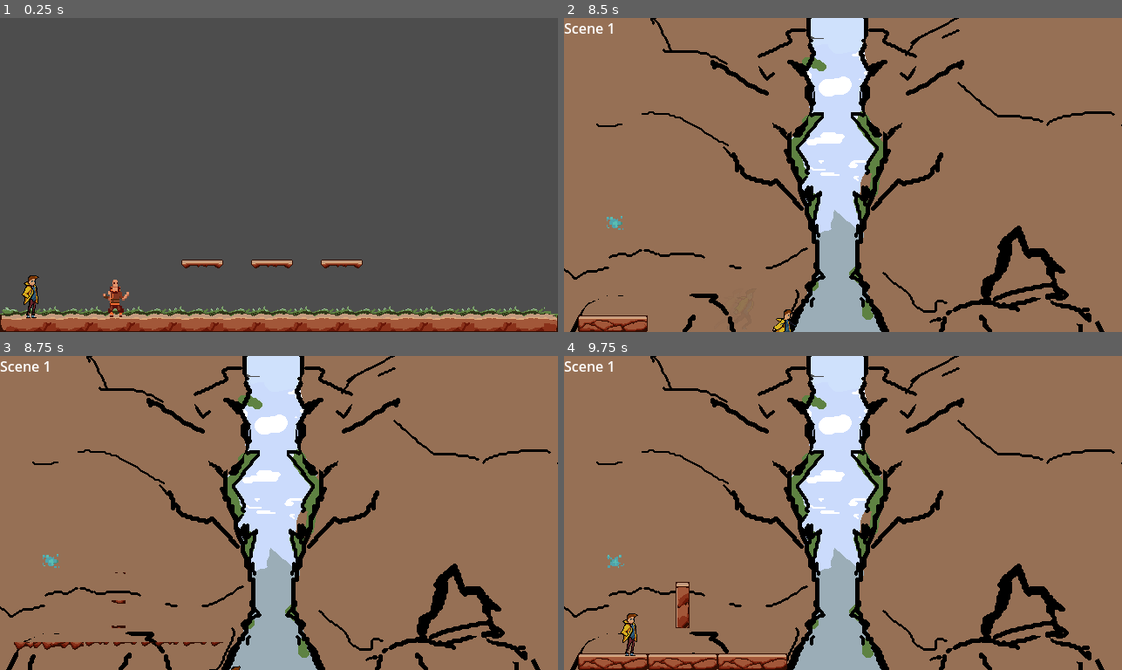
Above: before the commit, frames 1-4 (two rows, left to right).
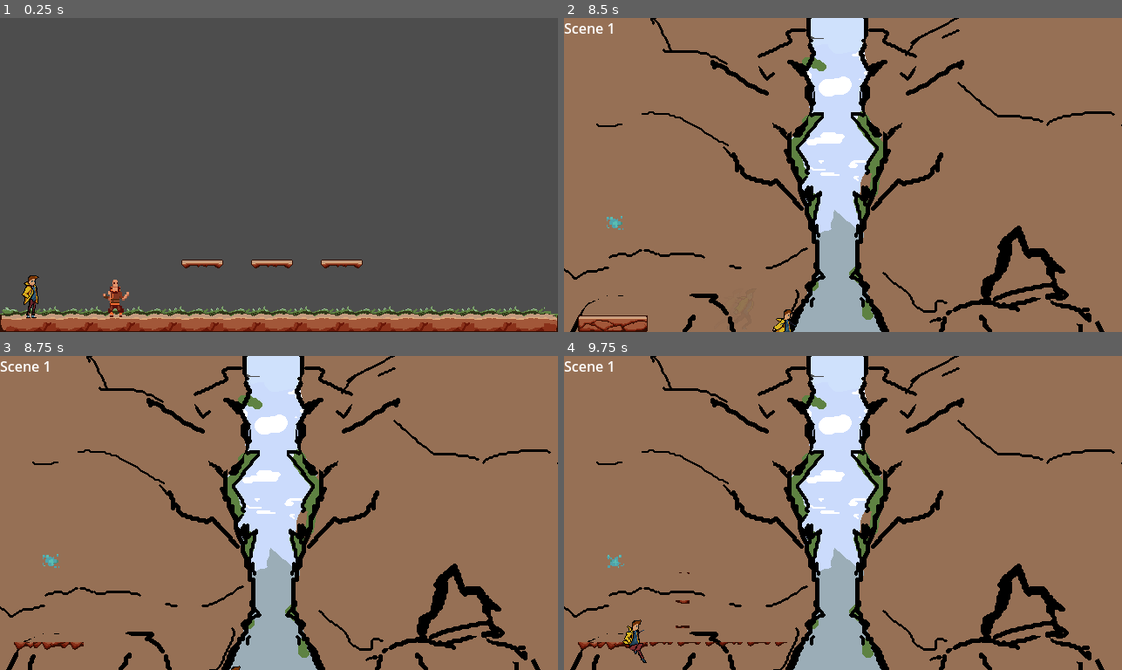
Above: after the commit, the same moments.

Repository: DeVelox/Niro
Game: Godot game, scene res://main.tscn
Same seed, same stepped clock (60 frames per second), same inputs: the game is played once before the commit and once after it.
Inputs:
- Up to frame 1 (0.25 s): no input
- Up to frame 2 (8.5 s): hold D (right) 0.53-2.03 s; tap Shift (dash) every 1.5 s from 0.6 to 8.1 s; tap Space (jump) at 0.77, 1.52, 3.02, 3.77, 4.52, 6.02, 6.77, 7.52 s; tap F (interact) every 1.5 s from 1.35 to 7.35 s; tap Enter at 2 s; hold A (left) 2.03-2.78 s; hold D (right) 2.78-4.28 s; hold A (left) 4.28-5.03 s; hold D (right) 5.03-5.78 s; hold A (left) 5.78-7.28 s; hold D (right) from 7.28 s (still down)
- Up to frame 3 (8.75 s): keep holding D (right)
- Up to frame 4 (9.75 s): tap F (interact) at 8.85 s; tap Space (jump) at 9.02 s; release D (right) at 9.53 s; hold A (left) from 9.53 s (still down); tap Shift (dash) at 9.6 s

Frames 1-2 are identical in both runs. In frame 3, 0.2% of the frame differs, in the area x 15-40%, y 68-93%; in frame 4, 2.9%, in the area x 2-40%, y 68-100%.

Commit message:
Pre shader change backup

Diff:
--- a/levels/start.tscn
+++ b/levels/start.tscn
@@ -32,7 +32,7 @@
 
 [node name="SceneSwitcher4" parent="." instance=ExtResource("3_8np6h")]
 position = Vector2(107, 246)
-next_scene = "res://levels/test.tscn"
+next_scene = "res://levels/test2.tscn"
 set_player_spawn = true
 
 [node name="OldMan" parent="." instance=ExtResource("4_5i88s")]
--- /dev/null
+++ b/levels/test2.tscn
@@ -0,0 +1,59 @@
+[gd_scene load_steps=7 format=3 uid="uid://diyxw8pyo1cxb"]
+
+[ext_resource type="Script" path="res://scripts/level.gd" id="1_ciinm"]
+[ext_resource type="Texture2D" uid="uid://c43ygn1u7sueg" path="res://assets/elliot/stoneGiantPlaceholder1.png" id="2_eapet"]
+[ext_resource type="Texture2D" uid="uid://by88pqvsnr0kq" path="res://assets/elliot/tutorialPlaceholder.png" id="3_qg358"]
+[ext_resource type="Texture2D" uid="uid://d2unvips8vk5y" path="res://assets/elliot/tutorialPlaceholder1.png" id="4_5bwdc"]
+[ext_resource type="PackedScene" uid="uid://bb44qdp7l5m62" path="res://prefabs/level design/tilemap.tscn" id="5_qnx4s"]
+
+[sub_resource type="CapsuleShape2D" id="CapsuleShape2D_m7p01"]
+radius = 12.0
+height = 48.0
+
+[node name="Level" type="Node2D"]
+script = ExtResource("1_ciinm")
+
+[node name="Chest" type="TextureRect" parent="."]
+visible = false
+z_index = -1
+offset_right = 40.0
+offset_bottom = 40.0
+texture = ExtResource("2_eapet")
+
+[node name="Feet" type="TextureRect" parent="."]
+z_index = -1
+offset_left = -16.0
+offset_top = -16.0
+offset_right = 656.0
+offset_bottom = 376.0
+texture = ExtResource("3_qg358")
+
+[node name="Legs" type="TextureRect" parent="."]
+visible = false
+z_index = -1
+offset_left = -16.0
+offset_top = -16.0
+offset_right = 656.0
+offset_bottom = 376.0
+texture = ExtResource("4_5bwdc")
+
+[node name="Spawn" type="Marker2D" parent="."]
+position = Vector2(43, 289)
+metadata/_edit_group_ = true
+
+[node name="CollisionShape2D" type="CollisionShape2D" parent="Spawn"]
+position = Vector2(0, 10)
+shape = SubResource("CapsuleShape2D_m7p01")
+
+[node name="Tilemap" parent="." node_paths=PackedStringArray("next") instance=ExtResource("5_qnx4s")]
+layer_0/tile_data = PackedInt32Array(-851963, 1179656, 7, -786427, 1179656, 8, -720891, 1179656, 9, -983034, 1245192, 5, -917498, 1245192, 6, -851962, 1245192, 7, -786426, 1245192, 8, -720890, 1245192, 9, -655354, 1245192, 10, -983033, 1310728, 5, -917497, 1310728, 6, -851961, 1310728, 7, -720889, 1310728, 9, -655353, 1310728, 10, -983032, 1376264, 5, -917496, 1376264, 6, -851960, 1376264, 7, -720888, 1376264, 9, -655352, 1376264, 10)
+layer_1/tile_data = PackedInt32Array(-131072, 1245191, 5, -65536, 1245191, 6, -131071, 1310727, 5, -65535, 1310727, 6, -131070, 1376263, 5, -65534, 1376263, 6, -131069, 1441799, 5, -65533, 1441799, 6, -131068, 1507335, 5, -65532, 1507335, 6, -131067, 1245191, 5, -65531, 1245191, 6, -131066, 1310727, 5, -65530, 1310727, 6, -131065, 1376263, 5, -65529, 1376263, 6, -131064, 1441799, 5, -65528, 1441799, 6, -131063, 1507335, 5, -65527, 1507335, 6, -131062, 1245191, 5, -65526, 1245191, 6, -131061, 1310727, 5, -65525, 1310727, 6, -131060, 1376263, 5, -65524, 1376263, 6, -131059, 1441799, 5, -65523, 1441799, 6, -131058, 1507335, 5, -65522, 1507335, 6, -131057, 1245191, 5, -65521, 1245191, 6, -131056, 1310727, 5, -65520, 1310727, 6, -131055, 1376263, 5, -65519, 1376263, 6, -131054, 1441799, 5, -65518, 1441799, 6, -131053, 1507335, 5, -65517, 1507335, 6)
+layer_3/tile_data = PackedInt32Array(-131068, 1, 262144)
+layer_5/tile_data = PackedInt32Array(-131072, 1, 327680, -131071, 1, 327680, -131070, 1, 327680, -131069, 1, 327680, -131068, 1, 327680, -65532, 1, 327680, -65533, 1, 327680, -65534, 1, 327680, -65535, 1, 327680, -65536, 1, 327680, -131062, 1, 196608, -65526, 1, 196608, -65525, 1, 196608, -131061, 1, 196608, -65524, 1, 196608, -131060, 1, 196608, -131059, 1, 196608, -65523, 1, 196608, -131058, 1, 196608, -65522, 1, 196608, -65521, 1, 196608, -131057, 1, 196608, -131056, 1, 196608, -65520, 1, 196608, -65519, 1, 196608, -131055, 1, 196608, -131054, 1, 196608, -65518, 1, 196608, -131053, 1, 196608, -65517, 1, 196608)
+next = NodePath("../Tilemap2")
+
+[node name="Tilemap2" parent="." node_paths=PackedStringArray("prev") instance=ExtResource("5_qnx4s")]
+layer_0/tile_data = PackedInt32Array(-983031, 1441801, 5, -917495, 1441801, 6, -851959, 1441801, 7, -720887, 1441801, 9, -655351, 1441801, 10, -983030, 1507337, 5, -917494, 1507337, 6, -851958, 1507337, 7, -786422, 1507337, 8, -720886, 1507337, 9, -655350, 1507337, 10, -851957, 1572873, 7, -786421, 1572873, 8, -720885, 1572873, 9, -851956, 1638409, 7, -786420, 1638409, 8)
+layer_1/tile_data = PackedInt32Array(-589808, 1179655, 7, -524272, 1179655, 8, -458736, 1179655, 9, -720879, 1245191, 5, -655343, 1245191, 6, -589807, 1245191, 7, -524271, 1245191, 8, -458735, 1245191, 9, -393199, 1245191, 10, -131072, 1245191, 5, -65536, 1245191, 6, -131071, 1310727, 5, -65535, 1310727, 6, -131070, 1376263, 5, -65534, 1376263, 6, -131069, 1441799, 5, -65533, 1441799, 6, -131068, 1507335, 5, -65532, 1507335, 6)
+layer_4/tile_data = PackedInt32Array(-720879, 1, 131072, -655343, 1, 131072, -589807, 1, 131072, -524271, 1, 131072, -458735, 1, 131072, -393199, 1, 131072, -458736, 1, 131072, -524272, 1, 131072, -589808, 1, 131072)
+prev = NodePath("../Tilemap")
--- a/prefabs/level design/level.tscn
+++ b/prefabs/level design/level.tscn
@@ -38,6 +38,7 @@
 texture = ExtResource("4_e1w1q")
 
 [node name="Spawn" type="Marker2D" parent="."]
+metadata/_edit_group_ = true
 
 [node name="CollisionShape2D" type="CollisionShape2D" parent="Spawn"]
 position = Vector2(0, 10)
--- /dev/null
+++ b/prefabs/utility library/fade_in_shader.tscn
@@ -0,0 +1,23 @@
+[gd_scene load_steps=6 format=3 uid="uid://d10oed7vuoa2u"]
+
+[ext_resource type="Shader" path="res://scripts/shader/fade_in_shader.gdshader" id="1_15y7e"]
+[ext_resource type="Texture2D" uid="uid://djpl4d2yjekbk" path="res://assets/elliot/TilesetV4_Animation_Reverse.png" id="2_rigid"]
+[ext_resource type="Texture2D" uid="uid://da1teyfixnggi" path="res://icon.svg" id="2_ule1n"]
+[ext_resource type="Script" path="res://scripts/fade_shader.gd" id="4_xe6r1"]
+
+[sub_resource type="ShaderMaterial" id="ShaderMaterial_80eb8"]
+shader = ExtResource("1_15y7e")
+shader_parameter/frame = 0
+shader_parameter/atlas_x = 0
+shader_parameter/atlas_y = 0
+shader_parameter/atlas = ExtResource("2_rigid")
+
+[node name="Node2D" type="Node2D"]
+script = ExtResource("4_xe6r1")
+
+[node name="FadeInShader" type="TextureRect" parent="."]
+material = SubResource("ShaderMaterial_80eb8")
+offset_right = 128.0
+offset_bottom = 128.0
+scale = Vector2(0.125, 0.125)
+texture = ExtResource("2_ule1n")
--- /dev/null
+++ b/scripts/fade_shader.gd
@@ -0,0 +1,18 @@
+extends Node2D
+@onready var fade_in_shader: TextureRect = $FadeInShader
+
+
+# Called when the node enters the scene tree for the first time.
+func _ready() -> void:
+	var tilemap := get_parent() as TileMap
+	var atlas_coords := tilemap.get_cell_atlas_coords(1, tilemap.local_to_map(position))
+	fade_in_shader.material.set_shader_parameter("atlas_x", atlas_coords.x)
+	fade_in_shader.material.set_shader_parameter("atlas_y", atlas_coords.y)
+
+	var tween := create_tween()
+	tween.tween_property(fade_in_shader.material, "shader_parameter/frame", 10, 1.0)
+
+
+# Called every frame. 'delta' is the elapsed time since the previous frame.
+func _process(_delta: float) -> void:
+	pass
--- /dev/null
+++ b/scripts/shader/fade_in_shader.gdshader
@@ -0,0 +1,33 @@
+shader_type canvas_item;
+
+uniform sampler2D atlas;
+uniform int frame : hint_range(0, 10) = 0;
+uniform int atlas_x = 0;
+uniform int atlas_y = 0;
+
+void vertex() {
+	// Called for every vertex the material is visible on.
+}
+
+void fragment() {
+	// Called for every pixel the material is visible on.
+	float tiles_x = 27.0;
+	float tiles_y = 20.0;
+	float frames_x = 1.0;
+	float frames_y = 10.0;
+	float grid_x = frames_x * tiles_x;
+	float grid_y = frames_y * tiles_y;
+	float tile_h = UV.x / grid_x;
+	float tile_v = UV.y / grid_y;
+	float coord_x = float(atlas_x) / grid_x;
+	float coord_y = float(atlas_y) / grid_y;
+	float current_frame = float(frame) / frames_y;
+
+
+	COLOR = texture(atlas, vec2(tile_h + coord_x, tile_v + coord_y + current_frame));
+}
+
+//void light() {
+	// Called for every pixel for every light affecting the CanvasItem.
+	// Uncomment to replace the default light processing function with this one.
+//}
--- a/scripts/singleton/scene_manager.gd
+++ b/scripts/singleton/scene_manager.gd
@@ -30,7 +30,10 @@
 		anim = "fade_in"
 
 	get_tree().call_group("fade_in", anim, tilemap, temp_layer)
+	await get_tree().create_timer(0.1).timeout
+	Scene.resume_animation(tilemap, Scene.Source.FADEIN)
 	await get_tree().create_timer(1).timeout
+	Scene.pause_animation(tilemap, Scene.Source.FADEIN)
 
 	if is_instance_valid(tilemap):
 		_remove_temp_layer(tilemap, temp_layer)
@@ -51,7 +54,10 @@
 
 	get_tree().call_group("stay", "stay", tilemap, temp_layer)
 	get_tree().call_group("fade_out", anim, tilemap, temp_layer)
+	await get_tree().create_timer(0.1).timeout
+	Scene.resume_animation(tilemap, Scene.Source.FADEOUT)
 	await get_tree().create_timer(1).timeout
+	Scene.pause_animation(tilemap, Scene.Source.FADEOUT)
 
 	if is_instance_valid(tilemap):
 		_remove_temp_layer(tilemap, temp_layer)
@@ -142,5 +148,7 @@
 
 func resume_animation(tilemap: TileMap, source: Source) -> void:
 	var atlas: TileSetAtlasSource = tilemap.tile_set.get_source(source)
+	var atlas_texture = atlas.texture.duplicate()
 	for i in atlas.get_tiles_count():
-		atlas.set_tile_animation_frame_duration(atlas.get_tile_id(i), 0, 1)
+		atlas.set_tile_animation_frame_duration(atlas.get_tile_id(i), 0, 1.0)
+	atlas.texture = atlas_texture
--- a/scripts/tilemap.gd
+++ b/scripts/tilemap.gd
@@ -6,6 +6,7 @@
 
 # Called when the node enters the scene tree for the first time.
 func _ready() -> void:
+	_pause_animations(self)
 	if not prev:
 		Scene.active_tilemap.append(self)
 		Scene.active_tilemap_changed.emit()
@@ -21,3 +22,7 @@
 		await Scene.fade_in(next)
 		Scene.active_tilemap.append(next)
 		Scene.active_tilemap_changed.emit()
+
+func _pause_animations(tilemap: TileMap) -> void:
+	Scene.pause_animation(tilemap, Scene.Source.FADEIN)
+	Scene.pause_animation(tilemap, Scene.Source.FADEOUT)
